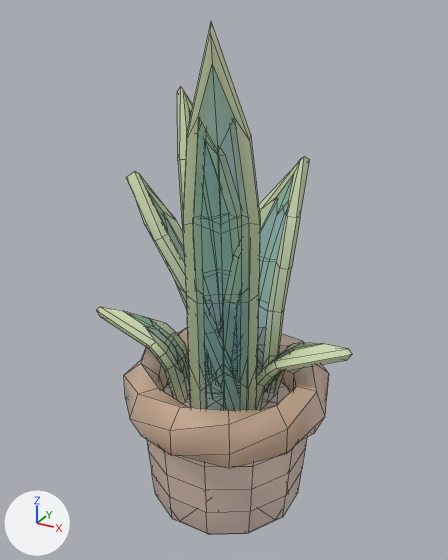
One commit to the FBX model Assets/Models/Tiny Treats plants/sansevieria_plant_medium_potted.fbx: the scene before it, then after it.
Camera for both pictures: a camera (50 mm lens) standing at (1.21, -2.22, 2.28) and looking at (-0.02, 0.02, 1.16). Every picture has the same lights, and +X, +Y and +Z are marked at lower left. Mesh edges are drawn as thin lines. Objects named as collision shapes, trigger or cutter boxes, shadow casters or lower levels of detail are left out. Where no turn or scale is listed for an object, it has been applied to the vertices.

In view in the first picture: 'sansevieria_plant_medium_potted'.
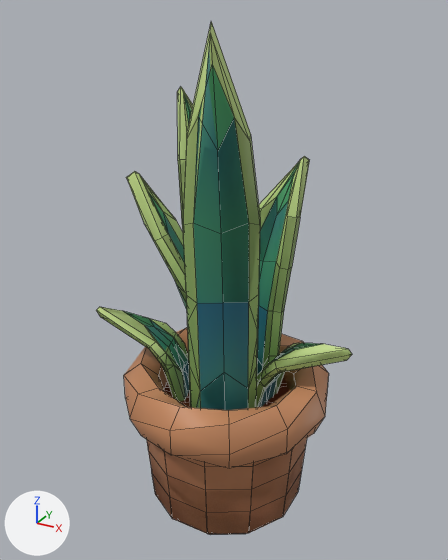
Scene script edits in JSON lines:
```json
{"op": "set", "path": "img_tiny_treats_texture_1_png", "old": "load_image('tiny_treats_texture_1.png', 'tiny_treats_texture_1.png', 1024, 1024, 'Non-Color')", "new": "load_image('tiny_treats_texture_1.png', 'tiny_treats_texture_1.png', 1024, 1024, 'sRGB')"}
{"op": "remove", "block": "mat_tiny_treats_1", "code": "n3 = _N.new('ShaderNodeTexImage'); n3.name = 'Image Texture.001'"}
{"op": "remove", "block": "mat_tiny_treats_1", "code": "n3.image = img_tiny_treats_texture_1_png"}
{"block": "mat_tiny_treats_1", "where": "n0 = _N.new('ShaderNodeBsdfPrincipled'); n0.name = 'Principled BSDF'"}
{"op": "remove", "block": "mat_tiny_treats_1", "code": "_L.new(n3.outputs[0], n0.inputs[4])  # 'Color' to 'Alpha'"}
{"block": "mat_tiny_treats_1", "where": "n2 = _N.new('ShaderNodeTexImage'); n2.name = 'Image Texture'"}
{"op": "add", "block": "mat_tiny_treats_1", "code": "_L.new(n2.outputs[1], n0.inputs[4])  # 'Alpha' to 'Alpha'"}
{"op": "add", "block": "me_sansevieria_plant_medium_potted_001", "code": ["me_sansevieria_plant_medium_potted_001 = bpy.data.meshes.new('sansevieria_plant_medium_potted.001')", "me_sansevieria_plant_medium_potted_001.from_pydata(...)  # 434 vertices, 445 faces; spans x -0.62..0.59, y -0.49..0.49, z 0.0..2.24", "me_sansevieria_plant_medium_potted_001.materials.append(mat_tiny_treats_1)  # picture img_tiny_treats_texture_1_png"]}
{"op": "add", "block": "ob_sansevieria_plant_medium_potted_lod1", "code": ["ob_sansevieria_plant_medium_potted_lod1 = bpy.data.objects.new('sansevieria_plant_medium_potted_LOD1', me_sansevieria_plant_medium_potted_001)", "ob_sansevieria_plant_medium_potted_lod1.location = (0.0, 0.0, 0.0)"]}
```

What differs and where, as boxes [x1, y1, x2, y2] in the pictures (448 x 560 px):
```json
{"object": "sansevieria_plant_medium_potted", "change": "surface changed", "before": [96, 24, 352, 534], "after": [96, 24, 352, 534]}
{"object": "sansevieria_plant_medium_potted_LOD1", "change": "added", "after": [96, 24, 351, 534]}
```
